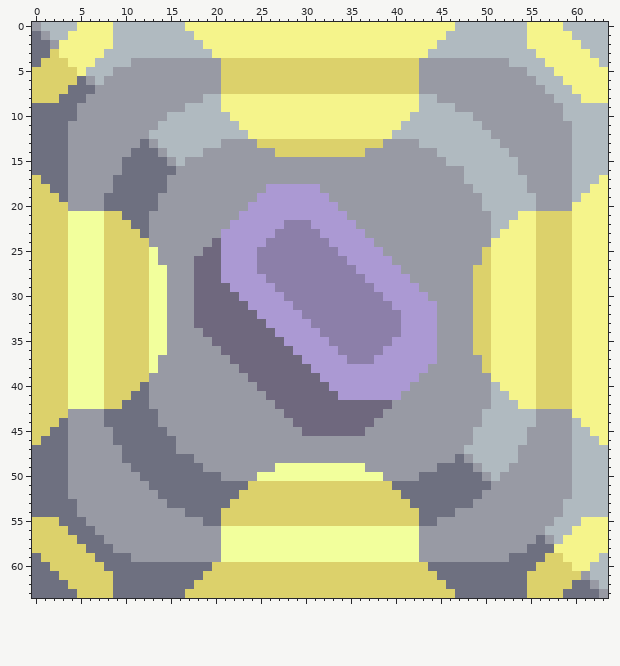
Pixel-art sprite: sprites/blocks/effect/trading-stations/lead-trading-station.png. Above is the file before it was changed.
The file is 64x64 pixels.
And afterwards:
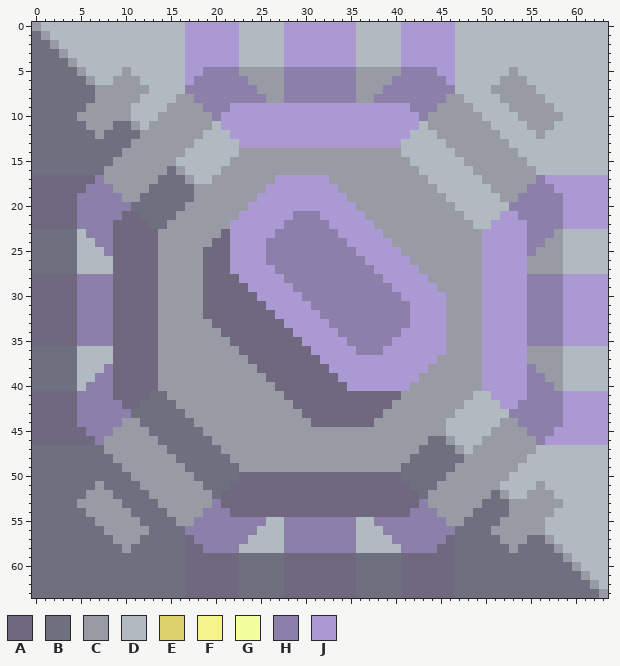
Palette (. is transparent): A #6f687e  B #6e7080  C #989aa4  D #b0bac0  E #dcd16b  F #f5f48b  G #f2ff9c  H #8c7fa9  J #ab99d3
Edits made:
Changed rows in their new state; - is an unchanged pixel.
first column x 0:
 0 -----DDDD--------JJJJJJDDDDDJJJJJJJJDDDDDJJJJJJ--------DDDD-----
 1 ----DDDDD--------JJJJJJDDDDDJJJJJJJJDDDDDJJJJJJ--------DDDDD----
 2 ---DDDDDD--------JJJJJJDDDDDJJJJJJJJDDDDDJJJJJJ--------DDDDDD---
 3 --BCDDDD---------JJJJJJDDDDDJJJJJJJJDDDDDJJJJJJ---------DDDDDD--
 4 -BBBCDD----DDDDDDJJJJJJDDDDDJJJJJJJJDDDDDJJJJJJDDDDDD----DDDDDD-
 5 BBBBBC---D-DDDDDDJJHHHHCCCCCHHHHHHHHCCCCCHHHHJJDDDDDD-D---DDDDDD
 6 BBBBB---D---DDDDDJHHHHHHCCCCHHHHHHHHCCCCHHHHHHJDDDDD---D---DDDDD
 7 BBBB---------DDDDHHHHHHHHCCCHHHHHHHHCCCHHHHHHHHDDDD-----D---DDDD
 8 BBB---B-----DDDD--HHHHHHHHCCHHHHHHHHCCHHHHHHHH--DDDD-----D---DDD
 9 -----B-----DDDD--CCHHHJJJJJJJJJJJJJJJJJJJJHHHCC--DDDD-----D-----
10 -----------DDD-CCCCCHJJJJJJJJJJJJJJJJJJJJJJHCCCCC-DDDD----------
11 ----BB---BB-D-CCCCCC-JJJJJJJJJJJJJJJJJJJJJJ-CCCCCC-DDDD---DD----
12 ----BBB-BBBB-CCCCCC---JJJJJJJJJJJJJJJJJJJJ---CCCCCC-DDDD-DDD----
13 ----BBBBBBB-C-CCCC---DDJJJJJJJJJJJJJJJJJJDD---CCCCCC-DDDDDDD----
14 ----BBBBBB-CCC-CC--DDDD----CCCCCCCCCC----DDDD--CCCCCC-DDDDDD----
15 ----BBBBB-CCCCC--DDDDD--------------------DDDD--CCCCCC-DDDDD----
16 ----BBBB--CCCCC--DDDD----------------------DDDDD-CCCCC--DDDD----
17 AAAAAAAH-CCCCC-BB-DD-------JJJJJJ-----------DDDD--CCCCC-HJJJJJJJ
18 AAAAAAHHHCCCC--BBB--------------JJ-----------DDDD--CCCCHHHJJJJJJ
19 AAAAAHHHHHCC--BBBB---------------JJ-----------DDDD--CCHHHHHJJJJJ
20 AAAAAHHHHHH---BBB-----------------JJ-----------DDD---HHHHHHJJJJJ
21 AAAAAHHHHHAA-BBB-------------HHH---JJ-----------DDD-JJHHHHHJJJJJ
22 AAAAAHHHHAAAABB----------------HH---JJ-----------DDJJJJHHHHJJJJJ
23 BBBBBDHHHAAAAA-------A----------HH---JJ-----------JJJJJHHHCDDDDD
24 BBBBBDDHHAAAAA-------A-----------HH---JJ----------JJJJJHHCCDDDDD
25 BBBBBDDDHAAAAA-------A---J--------HH---JJ---------JJJJJHCCCDDDDD
26 BBBBBDDDDAAAAA----C--A---J---------HH---JJ--------JJJJJCCCCDDDDD
27 BBBBBDDDDAAAAAC---C--A---JJ---------HH---JJ------CJJJJJCCCCDDDDD
28 AAAAAHHHHAAAAAC---C--AA---JJ---------HH---JJ-----CJJJJJHHHHJJJJJ
29 AAAAAHHHHAAAAAC---C---AA---JJ---------HH---JJ----CJJJJJHHHHJJJJJ
30 AAAAAHHHHAAAAAC---C----AA---JJ---------HH---JJ---CJJJJJHHHHJJJJJ
31 AAAAAHHHHAAAAAC---C-----AA---JJ---------HH---J---CJJJJJHHHHJJJJJ
32 AAAAAHHHHAAAAAC---C------AA---JJ---------H---J---CJJJJJHHHHJJJJJ
33 AAAAAHHHHAAAAAC---CC------AA---JJ--------H---J---CJJJJJHHHHJJJJJ
34 AAAAAHHHHAAAAAC----CC------AA---JJ-----------J---CJJJJJHHHHJJJJJ
35 AAAAAHHHHAAAAAC-----CC------AA---JJ----------J---CJJJJJHHHHJJJJJ
36 BBBBBDDDDAAAAAC------CC------AA---JJ---------J---CJJJJJCCCCDDDDD
37 BBBBBDDDDAAAAA--------CC------AA---JJJ------------JJJJJCCCCDDDDD
38 BBBBBDDDHAAAAA---------CC------AA-----------------JJJJJHCCCDDDDD
39 BBBBBDDHHAAAAA----------CC------AA----------------JJJJJHHCCDDDDD
40 BBBBBDHHHAAAAA-----------CC------AA---------------JJJJJHHHCDDDDD
41 AAAAAHHHHAAAABB-----------CC------AAAAAAA--------DDJJJJHHHHJJJJJ
42 AAAAAHHHHHAA-BBB-----------CC-------------------DDD-JJHHHHHJJJJJ
43 AAAAAHHHHHH---BBB-----------CC-----------------DDD---HHHHHHJJJJJ
44 AAAAAHHHHHCC--BBBB-----------CC---------------DDDD--CCHHHHHJJJJJ
45 AAAAAAHHHCCCC--BBBB-----------CCCCCCC---------DDD--CCCCHHHJJJJJJ
46 AAAAAAAH-CCCCC--BBBB------------------------BB-DD-CCCCC-HJJJJJJJ
47 ----BBBB--CCCCC-BBBBB----------------------BBBB--CCCCC--DDDD----
48 ----BBBBB-CCCCCC--BBBB--------------------BBBBB--CCCCC-DDDDD----
49 ----BBBBBB-CCCCCC--BBBB----CCCCCCCCCC----BBBB--CC-CCC-DDDDDD----
50 ----BBBBBBB-CCCCCC---BBAAAAAAAAAAAAAAAAAABB---CCCC-C-DDDDDDD----
51 ----BBB-BBBB-CCCCCC---AAAAAAAAAAAAAAAAAAAA---CCCCCC-DDDD-DDD----
52 ----BB---BBBB-CCCCCC-AAAAAAAAAAAAAAAAAAAAAA-CCCCCC-B-DD---DD----
53 ----------BBBB-CCCCCHAAAAAAAAAAAAAAAAAAAAAAHCCCCC-BBB-----------
54 -----B-----BBBB--CCHHHAAAAAAAAAAAAAAAAAAAAHHHCC--BBBB-----D-----
55 BBB---B-----BBBB--HHHHHHHHDDHHHHHHHHDDHHHHHHHH--BBBB-----D---DDD
56 BBBB---B-----BBBBHHHHHHHHDDDHHHHHHHHDDDHHHHHHHHBBBB---------DDDD
57 BBBBB---B---BBBBBAHHHHHHDDDDHHHHHHHHDDDDHHHHHHABBBBB---B---DDDDD
58 BBBBBB---B-BBBBBBAAHHHHDDDDDHHHHHHHHDDDDDHHHHAABBBBBB-B---CDDDDD
59 -BBBBBB----BBBBBBAAAAAABBBBBAAAAAAAABBBBBAAAAAABBBBBB----BBCDDD-
60 --BBBBBB---------AAAAAABBBBBAAAAAAAABBBBBAAAAAA---------BBBBCD--
61 ---BBBBBB--------AAAAAABBBBBAAAAAAAABBBBBAAAAAA--------BBBBBB---
62 ----BBBBB--------AAAAAABBBBBAAAAAAAABBBBBAAAAAA--------BBBBB----
63 -----BBBB--------AAAAAABBBBBAAAAAAAABBBBBAAAAAA--------BBBB-----
Boxes around the changes in both pictures, in picture pixels (x1, y1, x2, y2):
changed: (32, 22, 608, 598)
